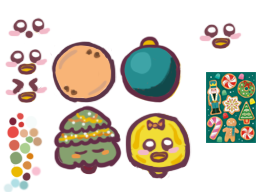
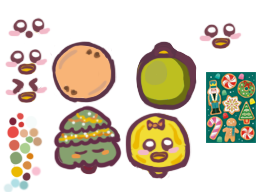
The second 256 × 192 image is a revision of the first. Changes to its layers:
added group "ornament1 green3" with 4 layers in group "obj group2" over box(136, 45, 196, 111)
added layer "ornament outline" (1st of 9, in "obj" › "obj group2" › "ornament1 green3") in group "ornament1 green3" over box(136, 45, 196, 111)
added group "ornament1 green2" with 4 layers in group "obj group2" over box(136, 43, 196, 109)
added layer "ornament outline" (2nd of 9, in "obj" › "obj group2" › "ornament1 green2") in group "ornament1 green2" over box(136, 43, 196, 109)
added group "ornament1 green" with 4 layers in group "obj group2" over box(137, 42, 197, 108)
added layer "ornament outline" (3rd of 9, in "obj" › "obj group2" › "ornament1 green") in group "ornament1 green" over box(137, 42, 197, 108)
added group "ornament1 marine blue" with 4 layers in group "obj group2" over box(137, 42, 197, 109)
added layer "ornament outline" (4th of 9, in "obj" › "obj group2" › "ornament1 marine blue") in group "ornament1 marine blue" over box(137, 42, 197, 109)
added group "ornament1 purple" with 4 layers in group "obj group2" over box(137, 42, 197, 109)
added layer "ornament outline" (5th of 9, in "obj" › "obj group2" › "ornament1 purple") in group "ornament1 purple" over box(137, 42, 197, 109)
added group "ornament1 red" with 4 layers in group "obj group2" over box(137, 42, 197, 108)
added layer "ornament outline" (6th of 9, in "obj" › "obj group2" › "ornament1 red") in group "ornament1 red" over box(137, 42, 197, 108)
added group "ornament1 pink" with 4 layers in group "obj group2" over box(136, 42, 196, 108)
added layer "ornament outline" (7th of 9, in "obj" › "obj group2" › "ornament1 pink") in group "ornament1 pink" over box(136, 42, 196, 108)
added group "ornament1 orange" with 4 layers in group "obj group2" over box(136, 42, 196, 108)
hid "ornament2", painted on it over box(119, 36, 183, 103)
…and 30 more changes (30 added)
